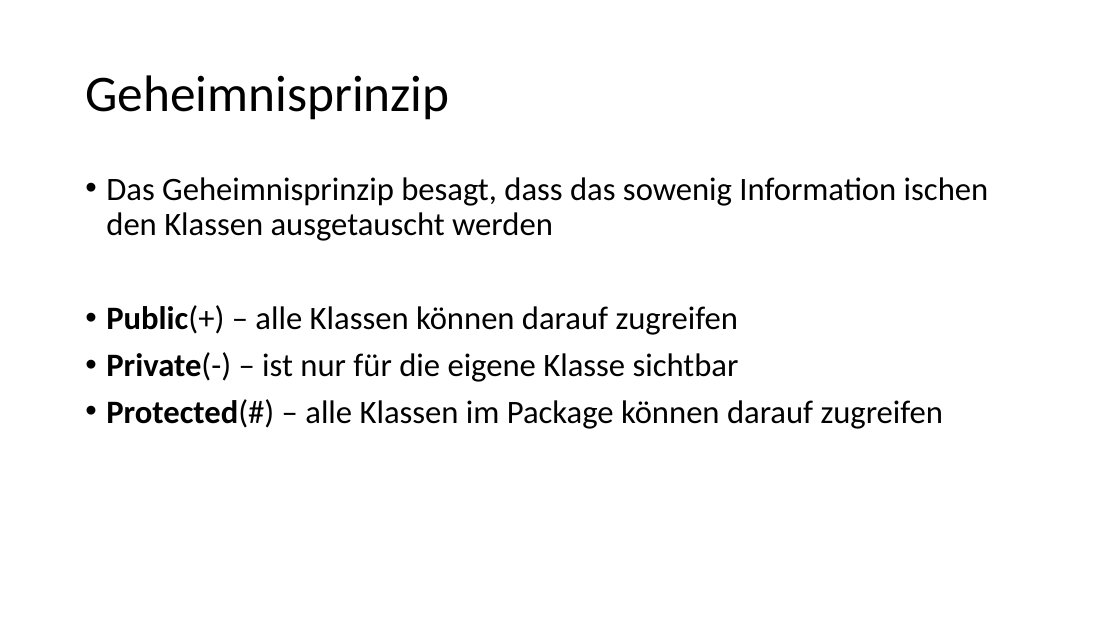
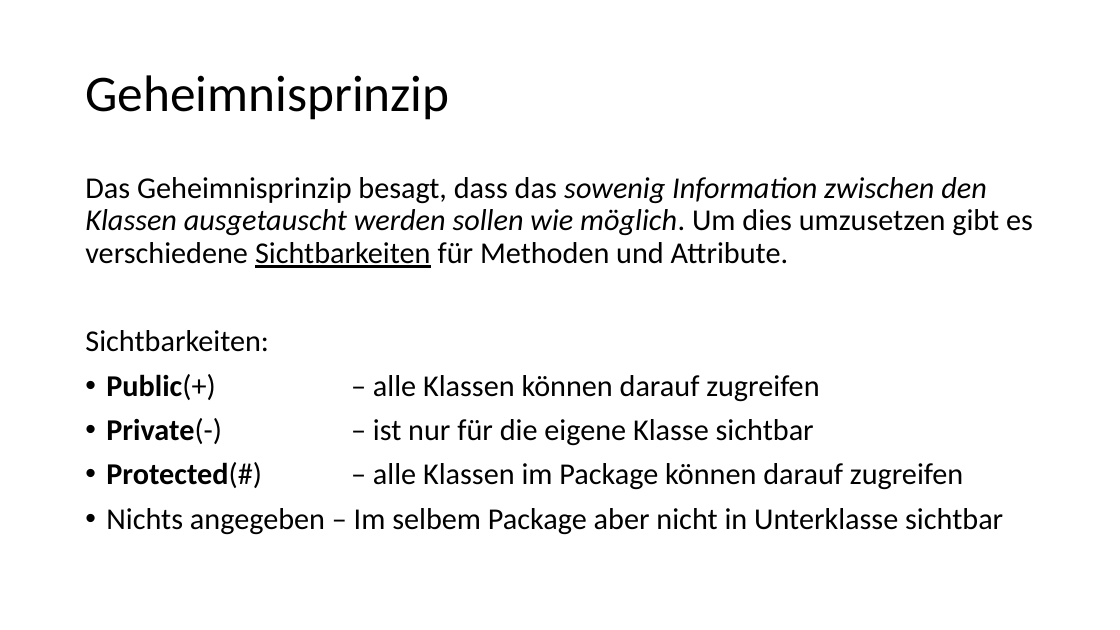
Before and after one commit to jeder49/ABI_Info, a slide deck: slide 7 of Q1/OOP/OOP.pptx (slide 6 before the commit). Drawn at 1120x630 pixels with LibreOffice and Linux fonts; fonts in the diff are those of the drawing. Boxes give left, top, right and bottom in pixels: in the first picture for what was removed or moved away, otherwise in the second. Text is boxed around its words. In the diff, an @@ line names an element or a change of style, - is before the commit and + after.

```diff
--- a/Q1/OOP/OOP.pptx
+++ b/Q1/OOP/OOP.pptx
@@ text at bbox=[85, 177, 1033, 352]: text changed; size 28 to 25.9 pt @@
-• Das Geheimnisprinzip besagt, dass das sowenig Information ischen den Klassen ausgetauscht werden
+Das Geheimnisprinzip besagt, dass das sowenig Information zwischen den Klassen ausgetauscht werden sollen wie möglich. Um dies umzusetzen gibt es verschiedene Sichtbarkeiten für Methoden und Attribute.
+Sichtbarkeiten:
@@ text at bbox=[106, 374, 963, 490]: size 28 to 25.9 pt in "Public(+) – alle Klassen können darauf zugreifen", "Private(-) – ist nur für die eigene ...", "Protected(#) – alle Klassen im Package können ..." @@
@@ text at bbox=[106, 508, 1003, 535]: paragraph added @@
+• Nichts angegeben – Im selbem Package aber nicht in Unterklasse sichtbar
```
Also in this commit, not shown: 7 other slides changed, 2 slides added, 1 slide removed, 4 other files.
